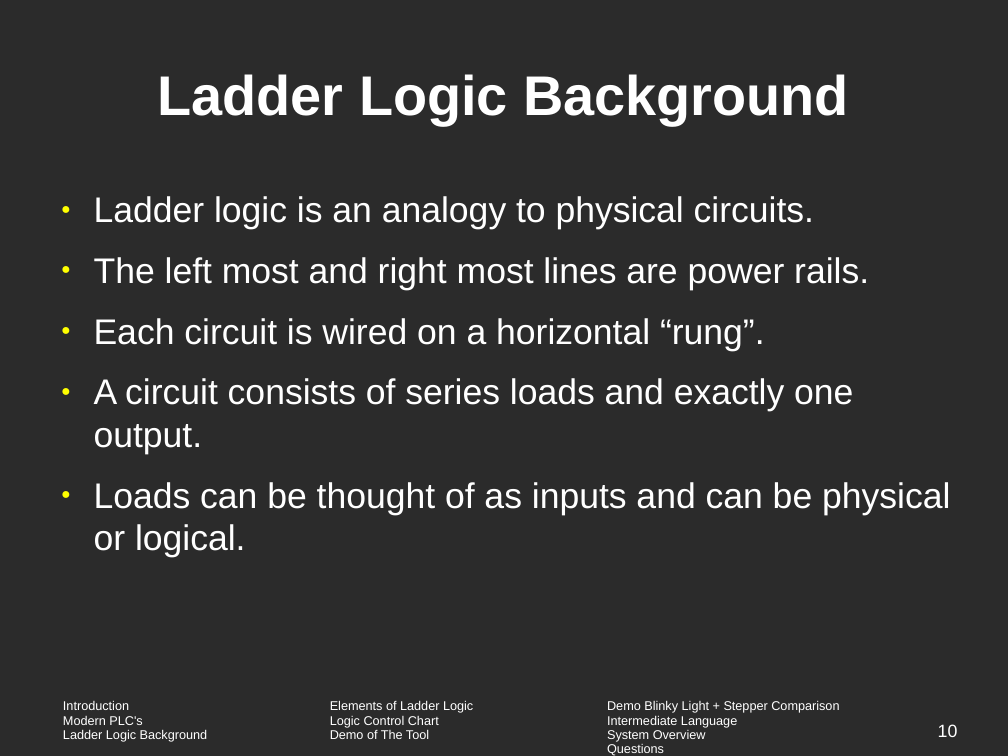
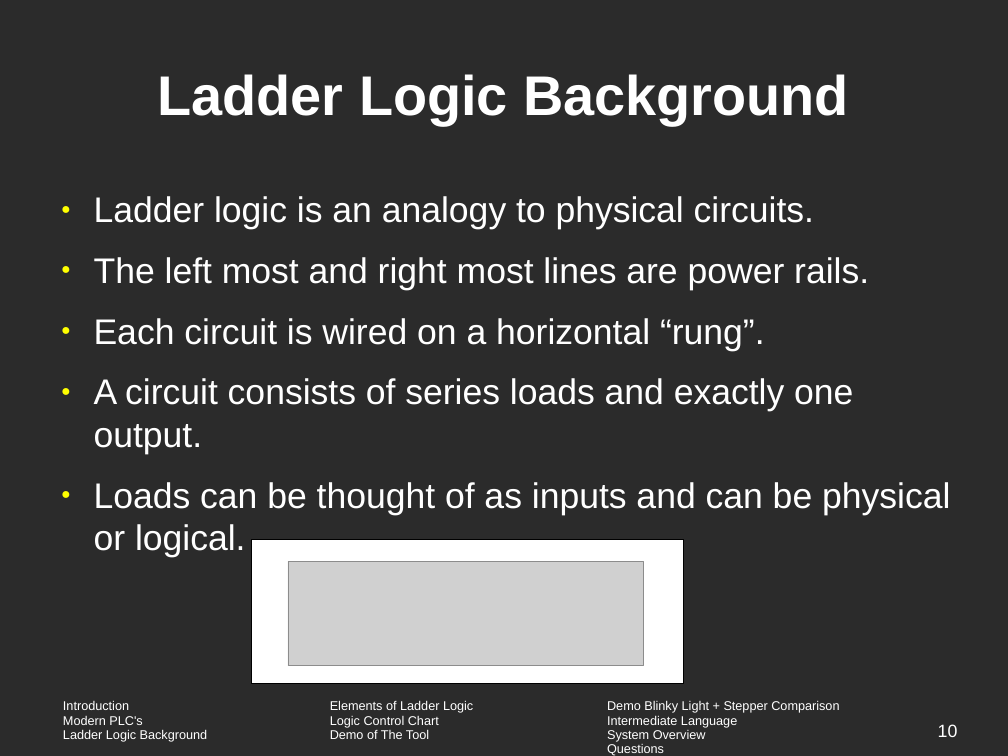
Before and after one commit to vortex-5/plcthesis, a slide deck: slide 10 of presentation/defense.odp. Drawn at 1008x756 pixels with LibreOffice and Linux fonts; fonts in the diff are those of the drawing; grey boxes stand for pictures; background and template pictures are left out; a plain dark background stands for a picture behind light text. Boxes give left, top, right and bottom in pixels: in the first picture for what was removed or moved away, otherwise in the second. Text is boxed around its words. In the diff, an @@ line names an element or a change of style, - is before the commit and + after.

```diff
--- a/presentation/defense.odp
+++ b/presentation/defense.odp
@@ rectangle added at <box>252,541,684,684</box>, fill #FFFFFF, outline #000000 0 pt @@
@@ picture added at <box>288,562,644,666</box> @@
```
Also in this commit, not shown: 11 other slides changed, 1 slide added.
